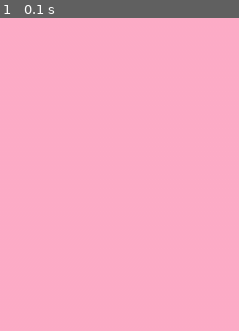
Above: before the commit, frame 1.
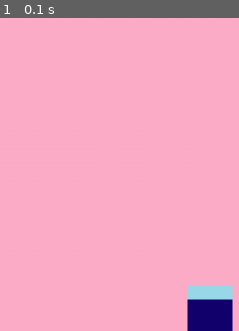
Above: after the commit, the same moment.

Repository: Burna0912/team_project
Game: pygame game, started from workspace/boo_pygame.py
The game is run twice, just before and just after one commit, with the same random seed, the same clock (stepped at 60 frames per second) and the same inputs.
Inputs:
- Up to frame 1 (0.1 s): no input
The pictures show only the part of the screen within x 50-100%, y 50-100%; the shares and areas given below are measured in that part.

The runs differ from the first frame. In frame 1, 2.8% of the frame differs, in the area x 78-98%, y 85-100%.

Commit message:
BOO blit

Diff:
--- a/workspace/boo_pygame.py
+++ b/workspace/boo_pygame.py
@@ -27,7 +27,9 @@
 #파일경로 수정, 캐릭터 이미지 수정 및 추가 요망
 BOO_size = BOO.get_rect().size
 BOO_width = BOO_size[0]
-BOO_width = BOO_size[1]
+BOO_height = BOO_size[1]
+BOO_x_position = screen_width/2-BOO_width/2 #화면 가로 크기의 절반에 해당하도록, 중앙에 놓이도록
+BOO_y_position = screen_height-BOO_height #화면 맨 아래에 캐릭터를 설치
 
 
 # 학점(A+, B+, C+, D+, F) 설정
@@ -79,6 +81,8 @@
         screen.blit(background_autumn,(0,0))
     elif  (total_time-elapsed_time) >0:
         screen.blit(background_winter,(0,0))
+    #부 위치 설정
+    screen.blit(BOO, (BOO_x_position,BOO_y_position))
 
     screen.blit(timer, (10, 10))
 
